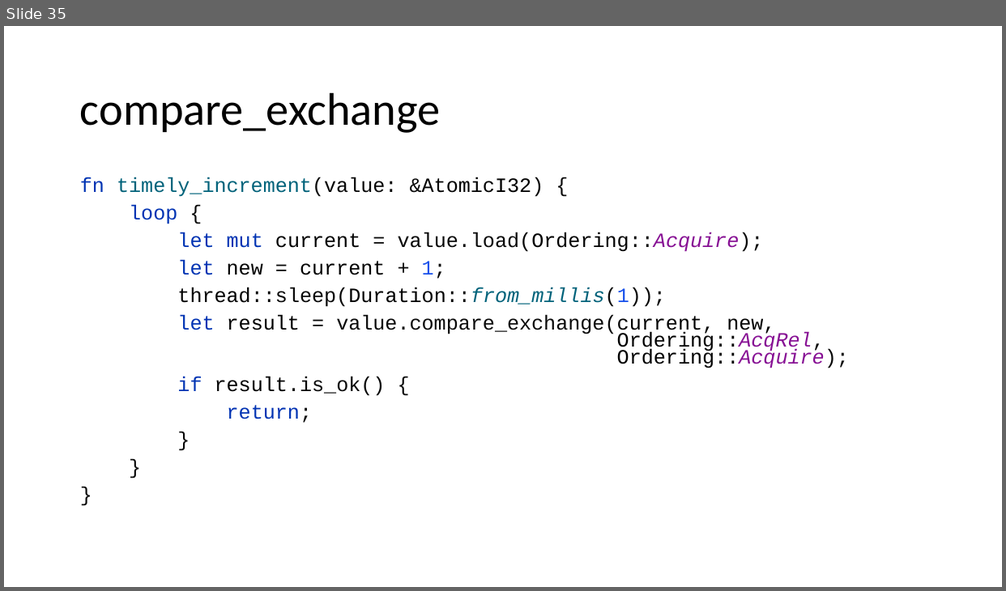
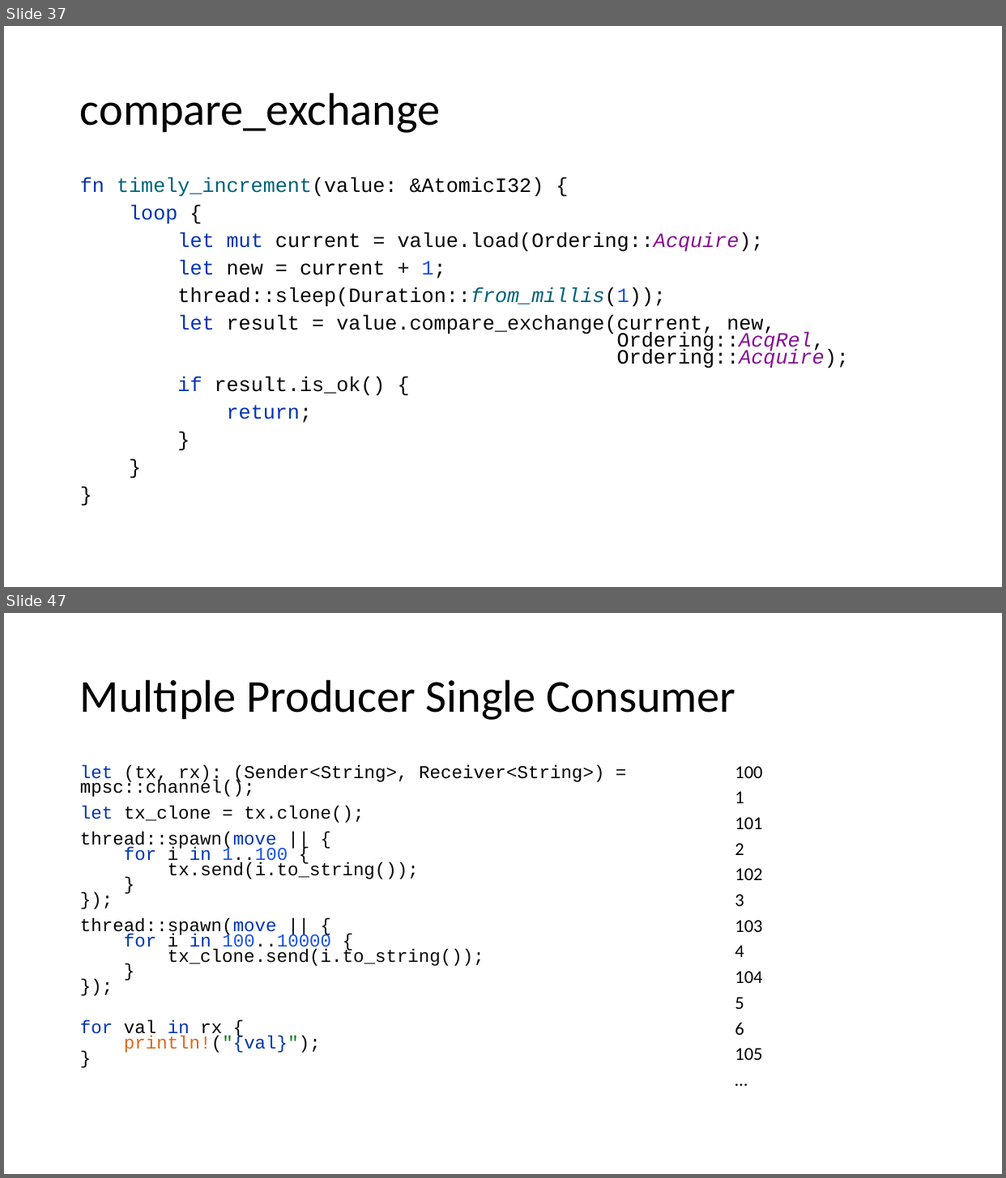
Before and after one commit to kugushev/course-rust-basics, a slide deck: src/11-Multithreading/11-Multithreading.pptx. Shown one above the other, each under a label of ours: slide 35 before the commit, slides 37 and 47 after it; the slides between them are not shown. The pictures are 1006x591 and 1006x1178 pixels, drawn with LibreOffice and Linux fonts; fonts in the diff are those of the drawing. Boxes give left, top, right and bottom in pixels: in the first picture for what was removed or moved away, otherwise in the second. Text is boxed around its words. In the diff, an @@ line names an element or a change of style, - is before the commit and + after.

```diff
--- a/src/11-Multithreading/11-Multithreading.pptx
+++ b/src/11-Multithreading/11-Multithreading.pptx
@@ slide 47 added at bbox=[4, 613, 1002, 1174], background #FFFFFF @@
@@ title added at bbox=[80, 679, 736, 720], 44 pt, text #000000 @@
+Multiple Producer Single Consumer
@@ text added at bbox=[80, 764, 604, 1053], 17.5 pt, text #080808 @@
+let (tx, rx): (Sender<String>, Receiver<String>) = mpsc::channel();
+let tx_clone = tx.clone();
+thread::spawn(move || {
+for i in 1..100 {
+tx.send(i.to_string());
+}
+});
+thread::spawn(move || {
+for i in 100..10000 {
+tx_clone.send(i.to_string());
+}
+});
+for val in rx {
+println!("{val}");
+}
@@ text added at bbox=[735, 766, 762, 1060], 17.5 pt, text #000000 @@
+100
+1
+101
+2
+102
+3
+103
+4
+104
+5
+6
+105
+…
@@ what was slide 35 is now slide 37 @@
```
Also in this commit, not shown: 11 other slides added, 2 slides removed, 1 other file.
